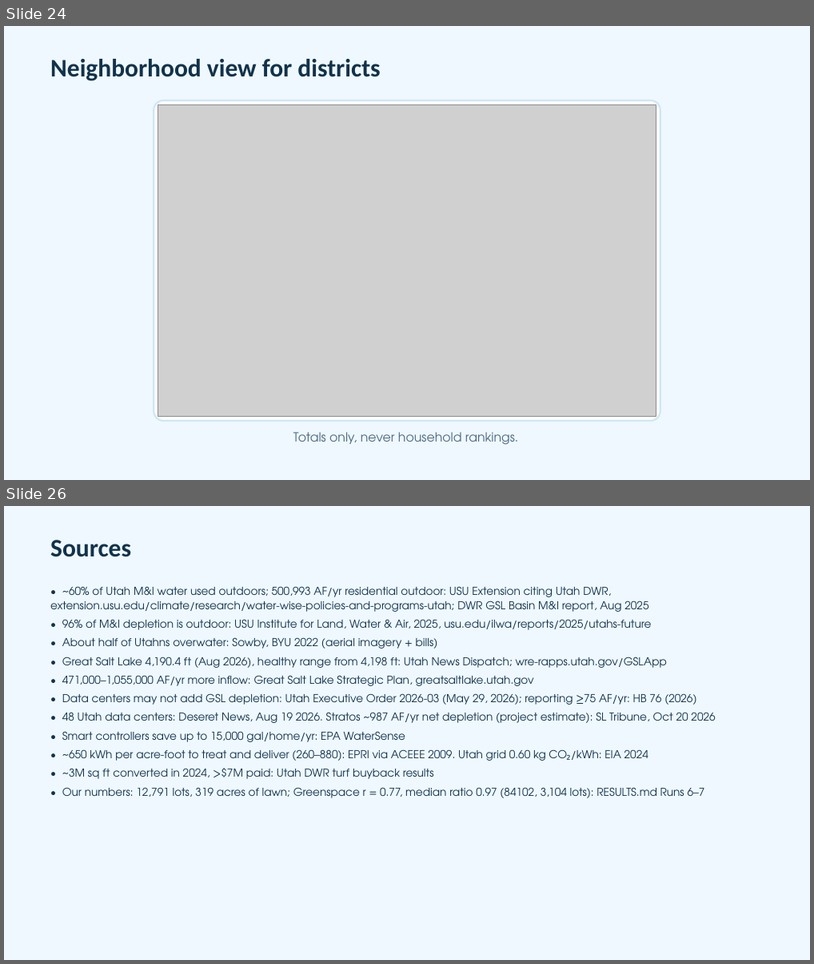
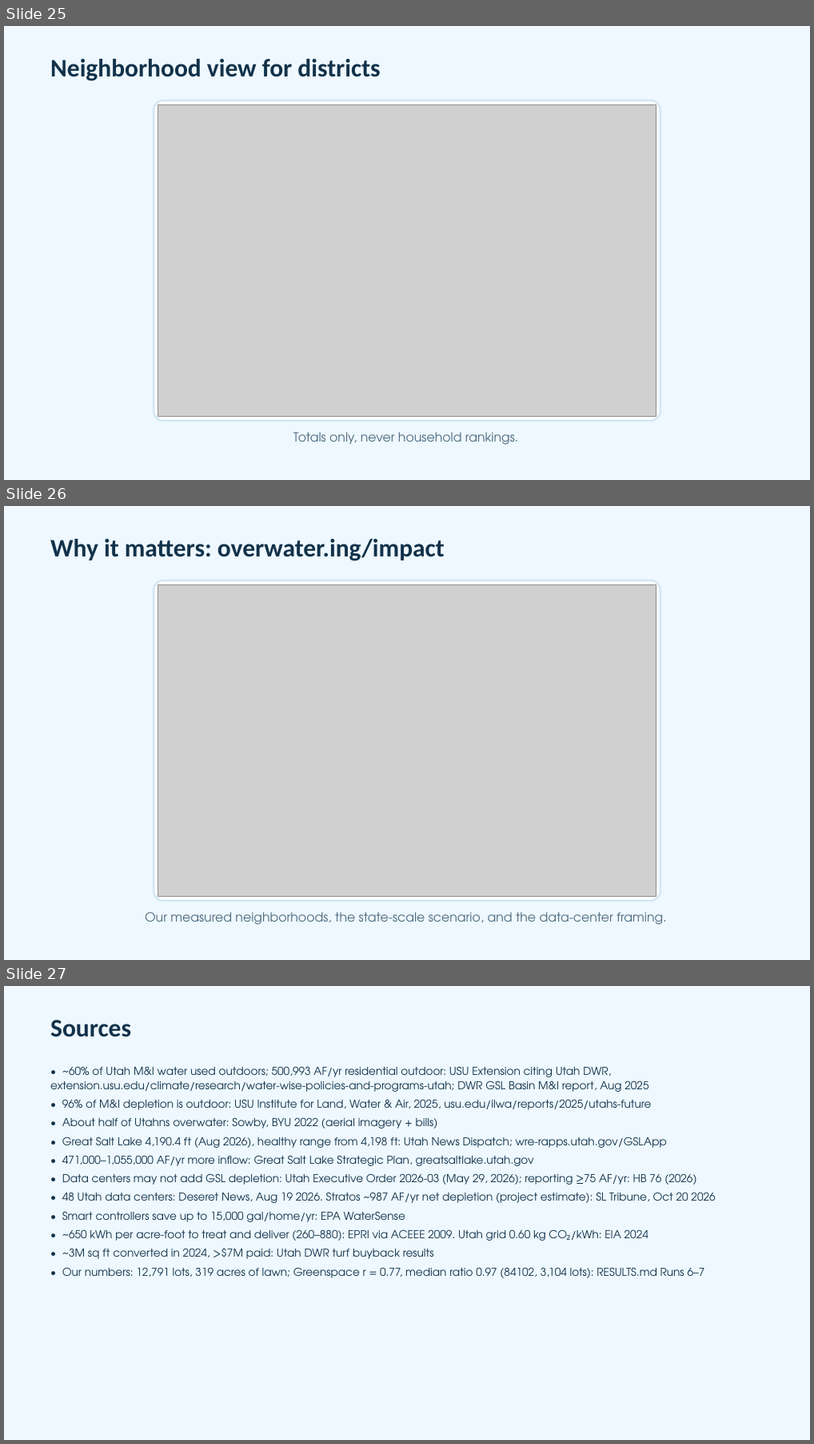
Before and after one commit to adamfortuna/overwatering, a slide deck: docs/pitch/overwatering.pptx. Shown one above the other, each under a label of ours: slides 24 and 26 before the commit, slides 25, 26 and 27 after it; the slides between them are not shown. The pictures are 814x964 and 814x1444 pixels, drawn with LibreOffice and Linux fonts; fonts in the diff are those of the drawing; grey boxes stand for pictures. Boxes give left, top, right and bottom in pixels: in the first picture for what was removed or moved away, otherwise in the second. Text is boxed around its words. In the diff, an @@ line names an element or a change of style, - is before the commit and + after.

```diff
--- a/docs/pitch/overwatering.pptx
+++ b/docs/pitch/overwatering.pptx
@@ slide 26 added at (4,506,810,960), background #EEF8FE @@
@@ text added at (50,539,445,561), 30 pt, text #12324A, bold @@
+Why it matters: overwater.ing/impact
@@ rounded rectangle added at (154,580,661,900), fill #FFFFFF, outline #CFE6F5 2 pt @@
@@ picture added at (158,584,657,896) @@
@@ text added at (145,912,666,924), 15 pt, text #4F6B80 @@
+Our measured neighborhoods, the state-scale scenario, and the data-center framing.
@@ what was slide 24 is now slide 25 @@
@@ what was slide 26 is now slide 27 @@
```
Also in this commit, not shown: 2 slides changed, 4 other slides added, 4 slides removed, 18 other files.
